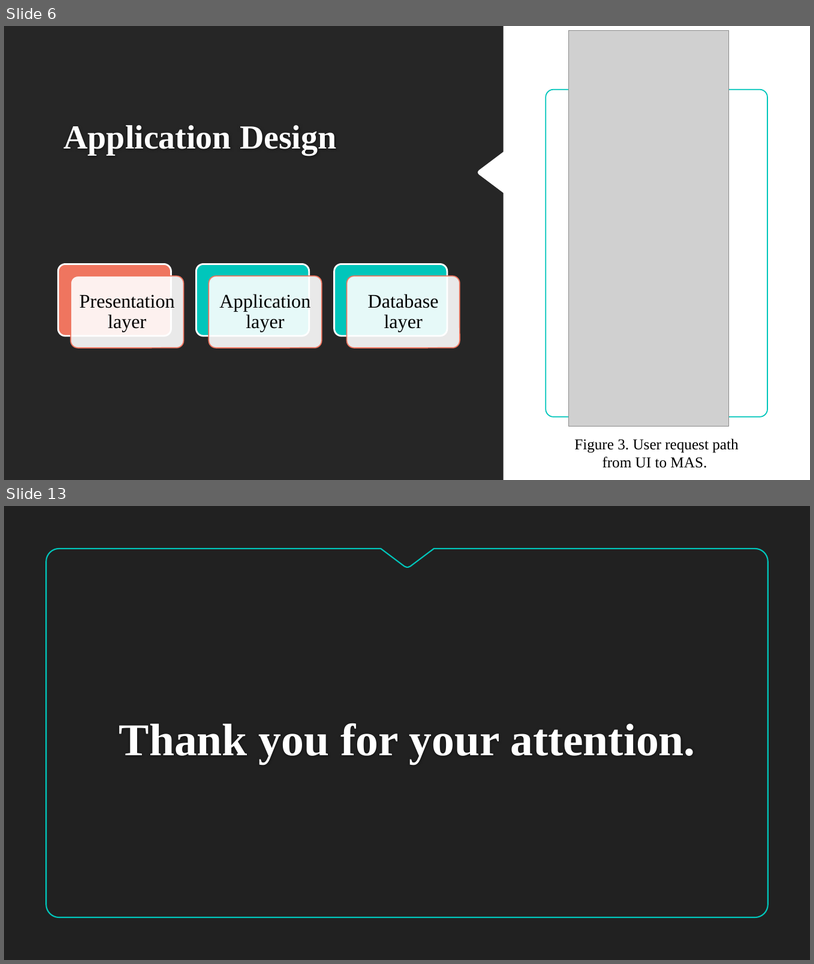
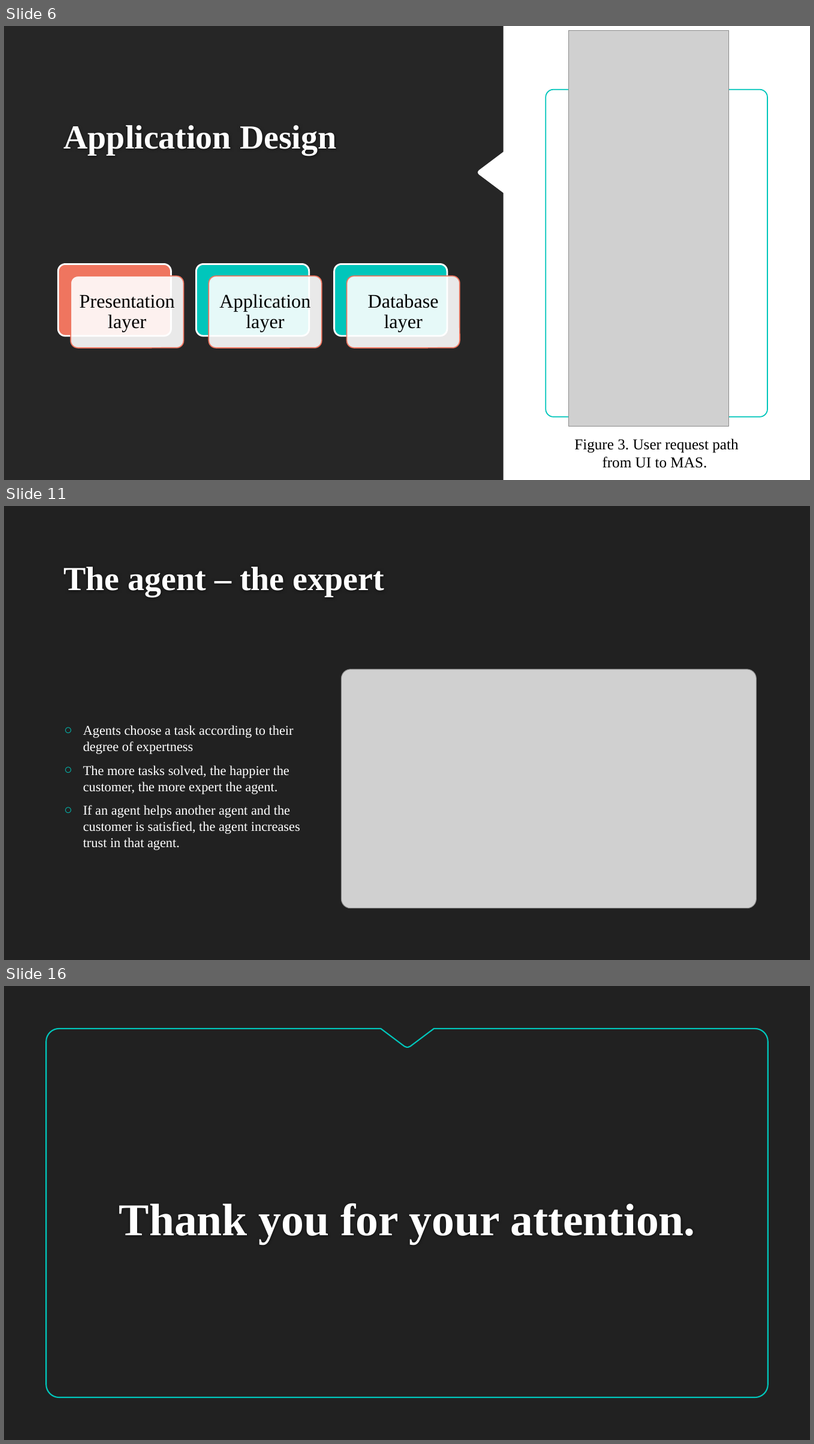
Before and after one commit to theRomanianWarrior/dissertation, a slide deck: presentation.pptx. Shown one above the other, each under a label of ours: slides 6 and 13 before the commit, slides 6, 11 and 16 after it; the slides between them are not shown. The pictures are 814x964 and 814x1444 pixels, drawn with LibreOffice and Linux fonts; fonts in the diff are those of the drawing; grey boxes stand for pictures; background and template pictures are left out. Boxes give left, top, right and bottom in pixels: in the first picture for what was removed or moved away, otherwise in the second. Text is boxed around its words. In the diff, an @@ line names an element or a change of style, - is before the commit and + after.

```diff
--- a/presentation.pptx
+++ b/presentation.pptx
@@ slide 11 added at <box>4,506,810,960</box>, background #212121 @@
@@ title added at <box>63,567,384,596</box>, 40 pt, text #FEFEFE, bold @@
+The agent – the expert
@@ picture added at <box>342,669,756,908</box> @@
@@ text added at <box>83,725,300,850</box>, 16 pt, text #FFFFFF @@
+○ Agents choose a task according to their degree of expertness
+○ The more tasks solved, the happier the customer, the more expert the agent.
+○ If an agent helps another agent and the customer is satisfied, the agent increases trust in that agent.
@@ what was slide 13 is now slide 16 @@
```
Also in this commit, not shown: 8 slides changed, 2 other slides added, 11 other files.
